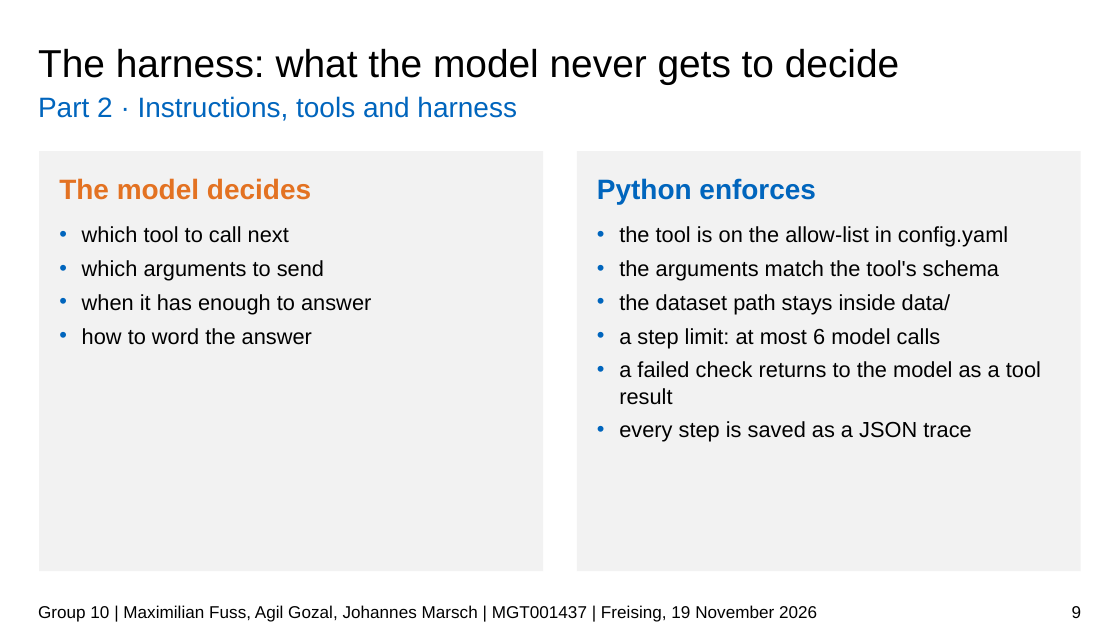
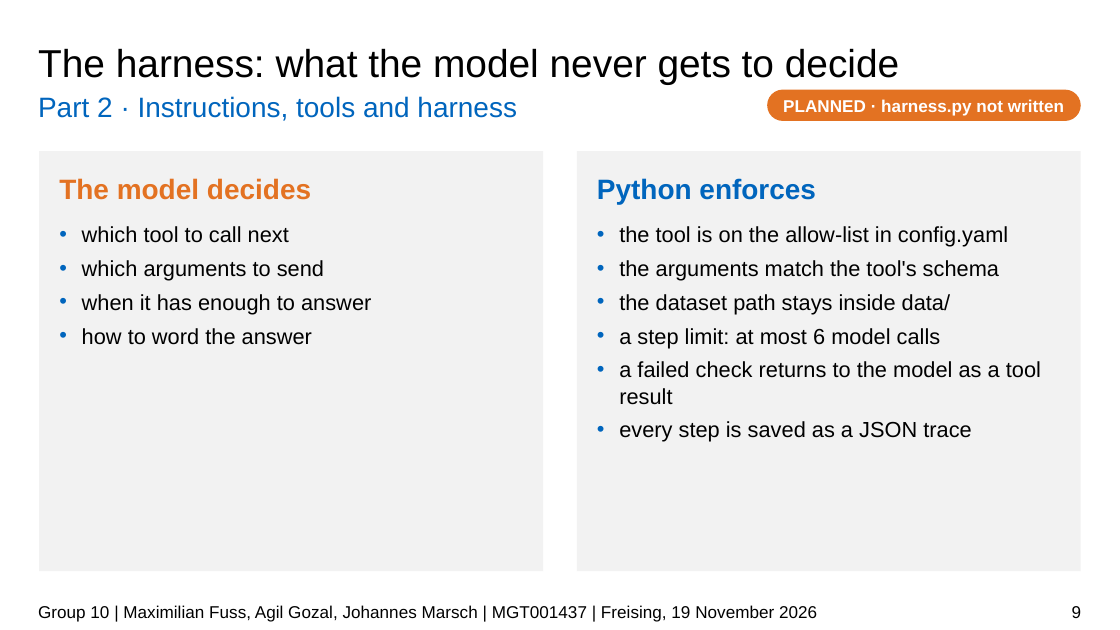
Before and after one commit to JPMarsch/Python_Group_10, a slide deck: slide 9 of presentation/G10_presentation_draft.pptx. Drawn at 1120x630 pixels with LibreOffice and Linux fonts; fonts in the diff are those of the drawing; background and template pictures are left out. Boxes give left, top, right and bottom in pixels: in the first picture for what was removed or moved away, otherwise in the second. Text is boxed around its words. In the diff, an @@ line names an element or a change of style, - is before the commit and + after.

```diff
--- a/presentation/G10_presentation_draft.pptx
+++ b/presentation/G10_presentation_draft.pptx
@@ rounded rectangle added at (767, 90, 1081, 121), fill #E37222, 11 pt, text #FFFFFF, bold @@
+PLANNED · harness.py not written
```
Also in this commit, not shown: 13 other slides changed.
